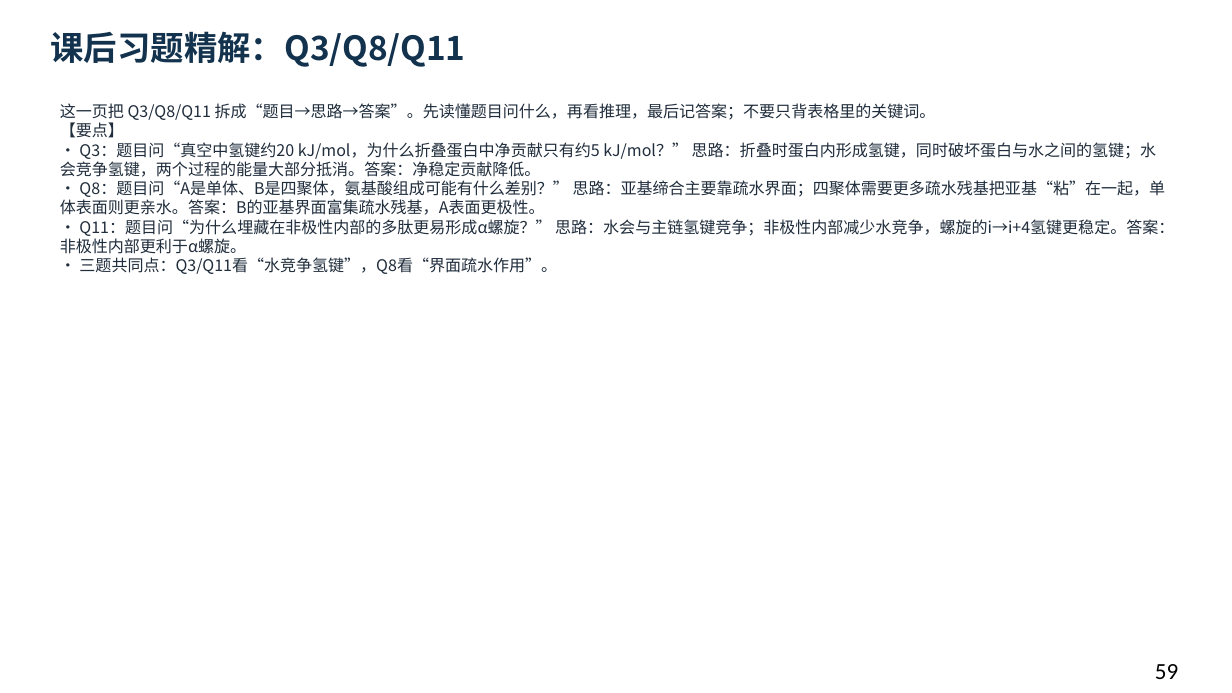
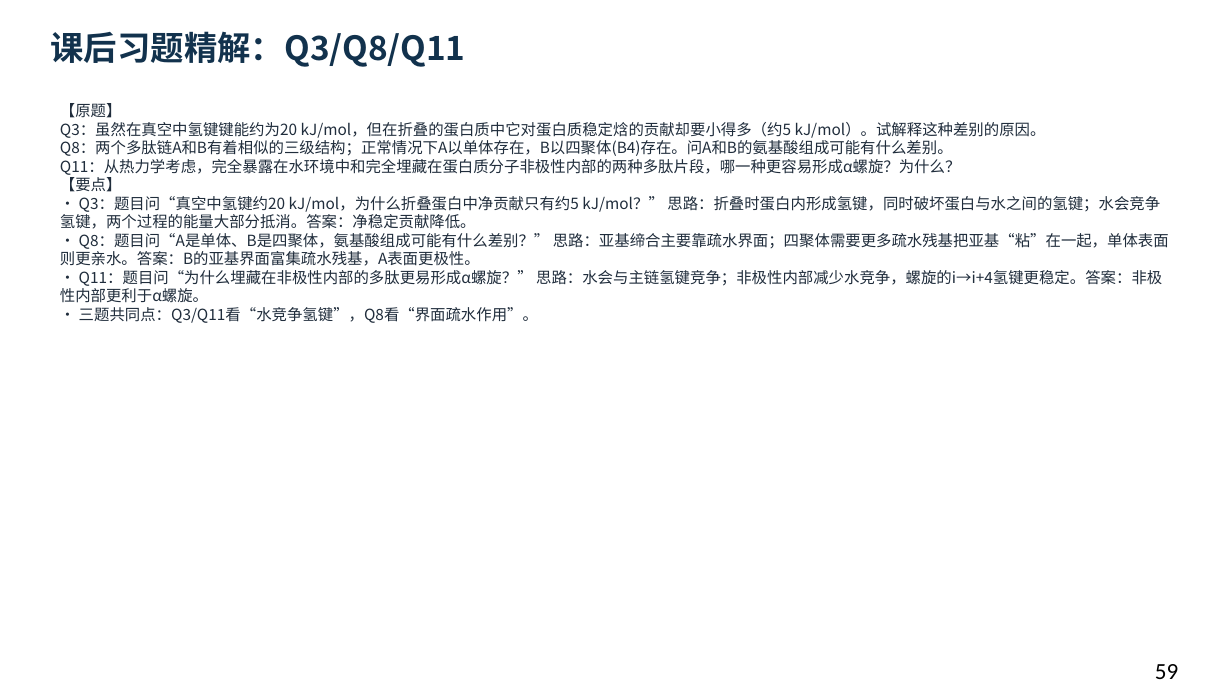
Before and after one commit to newkan-li/Biochemistry, a slide deck: slide 59 of downloads/bc03-ai-style.pptx. Drawn at 1232x693 pixels with LibreOffice and Linux fonts; fonts in the diff are those of the drawing. Boxes give left, top, right and bottom in pixels: in the first picture for what was removed or moved away, otherwise in the second. Text is boxed around its words. In the diff, an @@ line names an element or a change of style, - is before the commit and + after.

Commit message:
bc03课后习题精解补原题:Q1-Q15原文置于notes,精解与思路分开展示;下载版重生成;版本20261112h

```diff
--- a/downloads/bc03-ai-style.pptx
+++ b/downloads/bc03-ai-style.pptx
@@ text at bbox=[60, 103, 1169, 323]: text changed; size 12.5 to 12 pt @@
-这一页把 Q3/Q8/Q11 拆成“题目→思路→答案”。先读懂题目问什么，再看推理，最后记答案；不要只背表格里的关键词。
-【要点】
-• Q3：题目问“真空中氢键约20 kJ/mol，为什么折叠蛋白中净贡献只有约5 kJ/mol？” 思路：折叠时蛋白内形成氢键，同时破坏蛋白与水之间的氢键；水会竞争氢键，两个过程的能量大部分抵消。答案：净稳定贡献降低。
-• Q8：题目问“A是单体、B是四聚体，氨基酸组成可能有什么差别？” 思路：亚基缔合主要靠疏水界面；四聚体需要更多疏水残基把亚基“粘”在一起，单体表面则更亲水。答案：B的亚基界面富集疏水残基，A表面更极性。
-• Q11：题目问“为什么埋藏在非极性内部的多肽更易形成α螺旋？” 思路：水会与主链氢键竞争；非极性内部减少水竞争，螺旋的i→i+4氢键更稳定。答案：非极性内部更利于α螺旋。
-• 三题共同点：Q3/Q11看“水竞争氢键”，Q8看“界面疏水作用”。
+【原题】
+Q3：虽然在真空中氢键键能约为20 kJ/mol，但在折叠的蛋白质中它对蛋白质稳定焓的贡献却要小得多（约5 kJ/mol）。试解释这种差别的原因。
+Q8：两个多肽链A和B有着相似的三级结构；正常情况下A以单体存在，B以四聚体(B4)存在。问A和B的氨基酸组成可能有什么差别。
+Q11：从热力学考虑，完全暴露在水环境中和完全埋藏在蛋白质分子非极性内部的两种多肽片段，哪一种更容易形成α螺旋？为什么？
+【要点】
+• Q3：题目问“真空中氢键约20 kJ/mol，为什么折叠蛋白中净贡献只有约5 kJ/mol？” 思路：折叠时蛋白内形成氢键，同时破坏蛋白与水之间的氢键；水会竞争氢键，两个过程的能量大部分抵消。答案：净稳定贡献降低。
+• Q8：题目问“A是单体、B是四聚体，氨基酸组成可能有什么差别？” 思路：亚基缔合主要靠疏水界面；四聚体需要更多疏水残基把亚基“粘”在一起，单体表面则更亲水。答案：B的亚基界面富集疏水残基，A表面更极性。
+• Q11：题目问“为什么埋藏在非极性内部的多肽更易形成α螺旋？” 思路：水会与主链氢键竞争；非极性内部减少水竞争，螺旋的i→i+4氢键更稳定。答案：非极性内部更利于α螺旋。
+• 三题共同点：Q3/Q11看“水竞争氢键”，Q8看“界面疏水作用”。
```
Also in this commit, not shown: 81 other slides changed, 5 other files.
